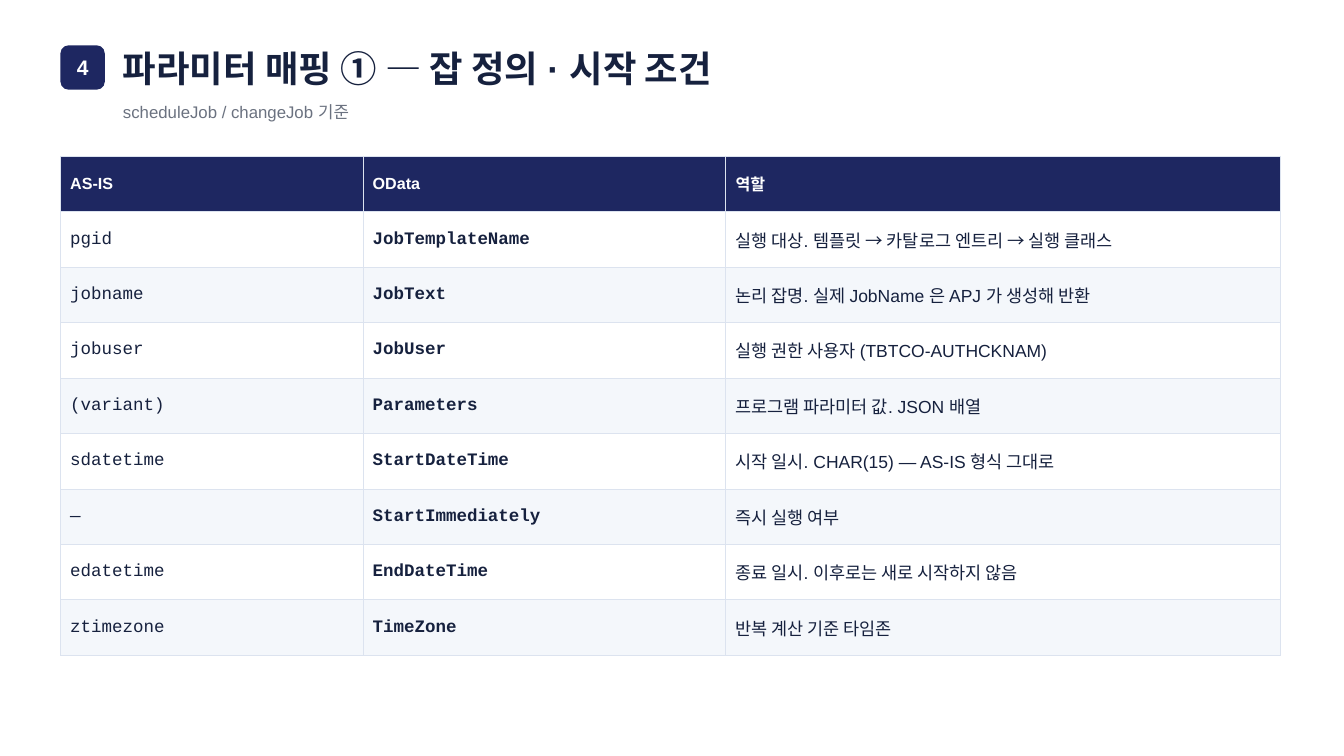
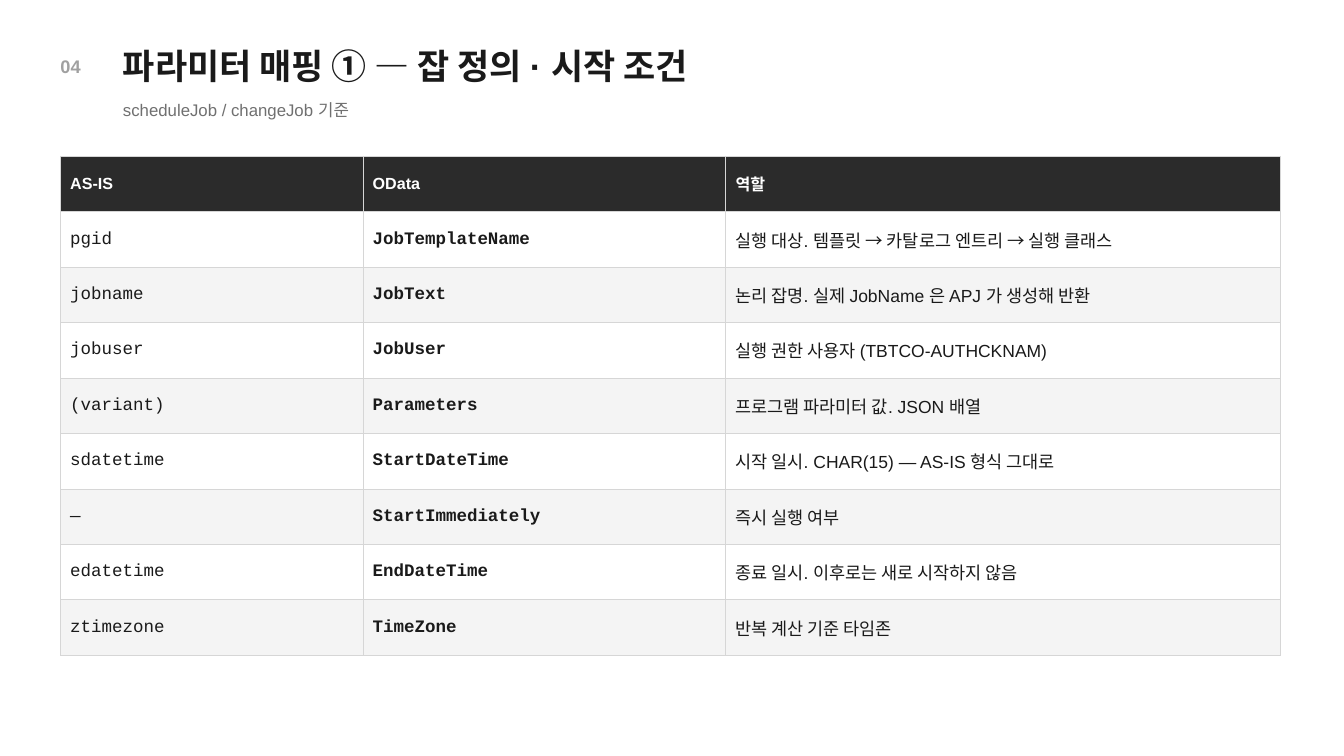
Before and after one commit to i0099222-cmd/ai, a slide deck: slide 5 of abap/zbc_job/SM36_to_OData_회의자료.pptx. Drawn at 1344x756 pixels with LibreOffice and Linux fonts; fonts in the diff are those of the drawing. Boxes give left, top, right and bottom in pixels: in the first picture for what was removed or moved away, otherwise in the second. Text is boxed around its words. In the diff, an @@ line names an element or a change of style, - is before the commit and + after.

```diff
--- a/abap/zbc_job/SM36_to_OData_회의자료.pptx
+++ b/abap/zbc_job/SM36_to_OData_회의자료.pptx
@@ text "04": place and size @@
-text "04" at box(60, 45, 105, 90)
+text "04" at box(60, 60, 80, 73)
@@ text "04" at box(60, 60, 80, 73): fill #1E2761 to none @@
@@ text "파라미터 매핑 ① — 잡 ..." at box(123, 49, 687, 83): size 26 to 25 pt, text colour #16213E to #1A1A1A @@
@@ text at box(60, 60, 80, 73): text added @@
+04
@@ text removed at box(77, 60, 89, 75) @@
-4
@@ text "scheduleJob / changeJob 기준" at box(123, 102, 349, 120): text colour #6B7280 to #707070 @@
@@ table at box(60, 156, 1280, 641) @@
@@ fill #1E2761 to #2B2B2B in row 1 @@
@@ fill #F4F7FB to #F4F4F4 in 12 cells @@
@@ text colour #16213E to #1A1A1A @@
@@ borders changed @@
```
Also in this commit, not shown: 8 other slides changed, 1 slide added.
